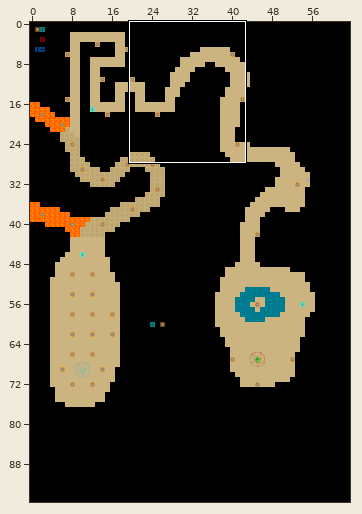
One commit to this Tiled map: assets-src/maps/chap1.tmx. The first picture is a wide view before the edit; the outline marks the close-up.
Close-up. Before:
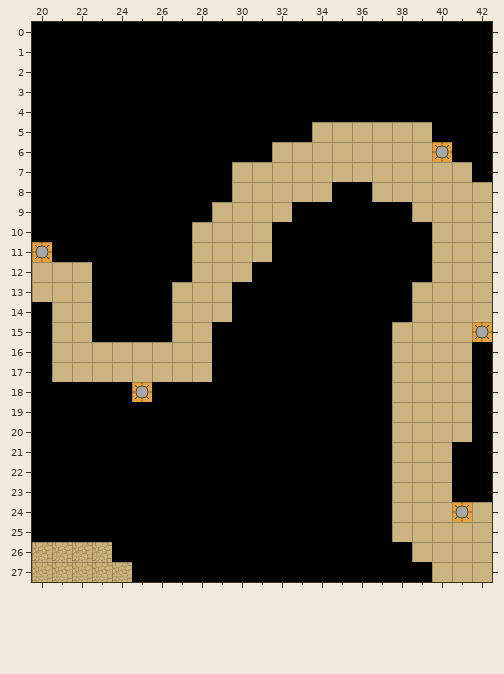
Cells are 32x32 px. Shown: x 20..42, y 0..27. The commit also changed other parts of the map, which this record leaves out.
After:
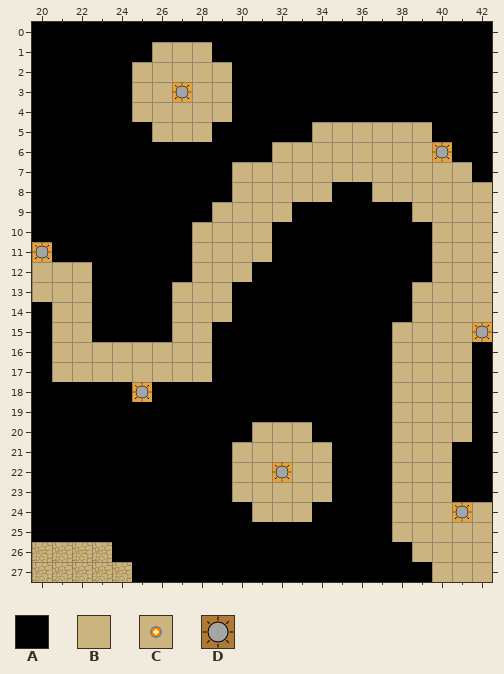
Key: from "basic": A 0, B 1, C 8; from "items": D 0.
_ is an empty cell, . an unchanged one.
Objects are placed by their top-left corner, in cells (3,4 is the top-left corner of cell 3,4); size is 1x1 cell unless given.
Edits made:
--- layer "map"
@@ x 25..29 @@
- 1 .AAA.
- 2 AAAAA
- 3 AAAAA
- 4 AAAAA
- 5 .AAA.
+ 1 .BBB.
+ 2 BBBBB
+ 3 BBCBB
+ 4 BBBBB
+ 5 .BBB.
@@ x 30..34 @@
-20 .AAA.
-21 AAAAA
-22 AAAAA
-23 AAAAA
-24 .AAA.
+20 .BBB.
+21 BBBBB
+22 BBCBB
+23 BBBBB
+24 .BBB.
--- layer "lights"
+D "LowLightMaze" at 27,3
+D "LowLightMaze" at 32,22
Changed places in both close-ups, as pixel boxes (x1, y1, x2, y2):
changed: (132, 42, 232, 142)
changed: (232, 422, 332, 522)
